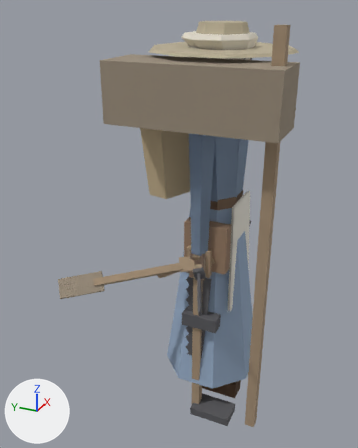
What one commit did to the glTF model game/assets/modelle/figuren/figur_mensch.glb.
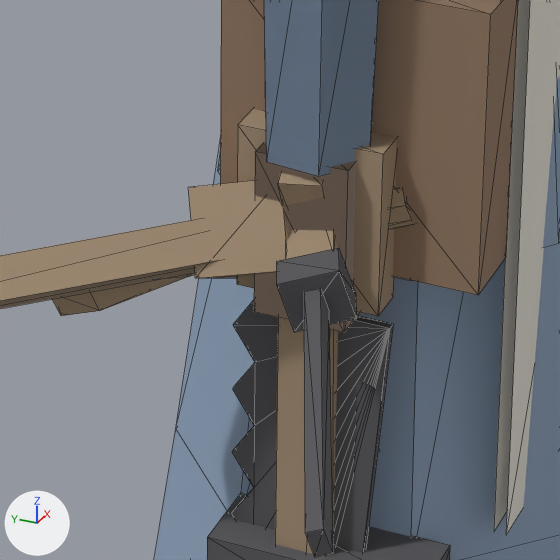
Old and new are each drawn whole from a 50 mm lens placed at (-2.037, -0.722, 1.885), pointed at (-0.108, 0.146, 0.921) and again close up on the part from 42% to 66% of the width and 51% to 71% of the height. Every picture has the same lights, and +X, +Y and +Z are marked at lower left. The last two pictures show the newer version. The close-ups show mesh edges as thin lines.

In view in the first close-up: 'Drechseleisen', 'Hacke', 'Hammer', 'Hobel', 'Kelle', 'Koerper_Frau', 'Koerper_Mann', 'Saege', 'Schlaegel', 'Schuerze', 'Stoessel', 'Tasche'.
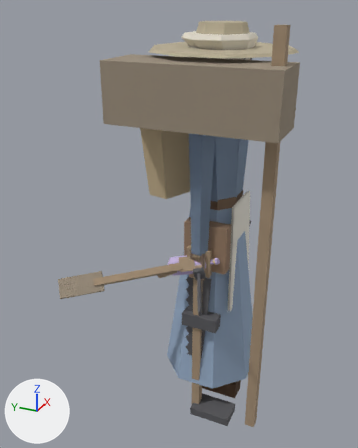
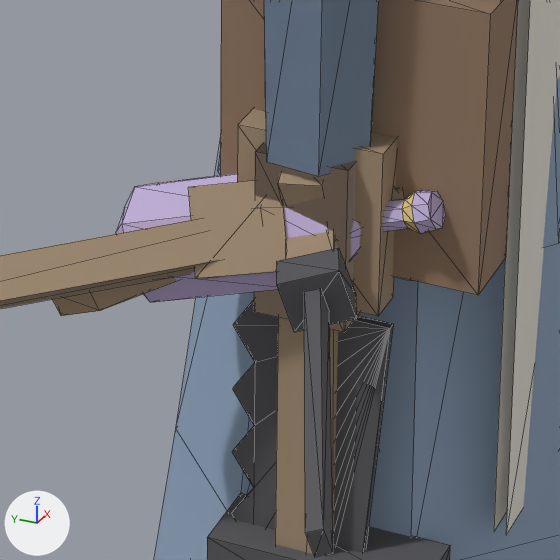
Location of each change, (x1, y1, x2, y2) in pixels of the close-ups (560 x 560 px):
'Flakon', added (purple): after (116, 174, 446, 302)

Patch to the scene script:
```diff
--- a/game/assets/modelle/figuren/figur_mensch.glb.py
+++ b/game/assets/modelle/figuren/figur_mensch.glb.py
@@ me_flakon @@
+me_flakon.from_pydata(...)  # 112 vertices, 124 faces; spans x -0.256..-0.164, y -0.095..0.152, z 0.709..0.841
+me_flakon.materials.append(mat_figur)
@@ ob_flakon @@
+ob_flakon = bpy.data.objects.new('Flakon', me_flakon)
+ob_flakon.location = (0.0, 0.0, 0.0)
```
